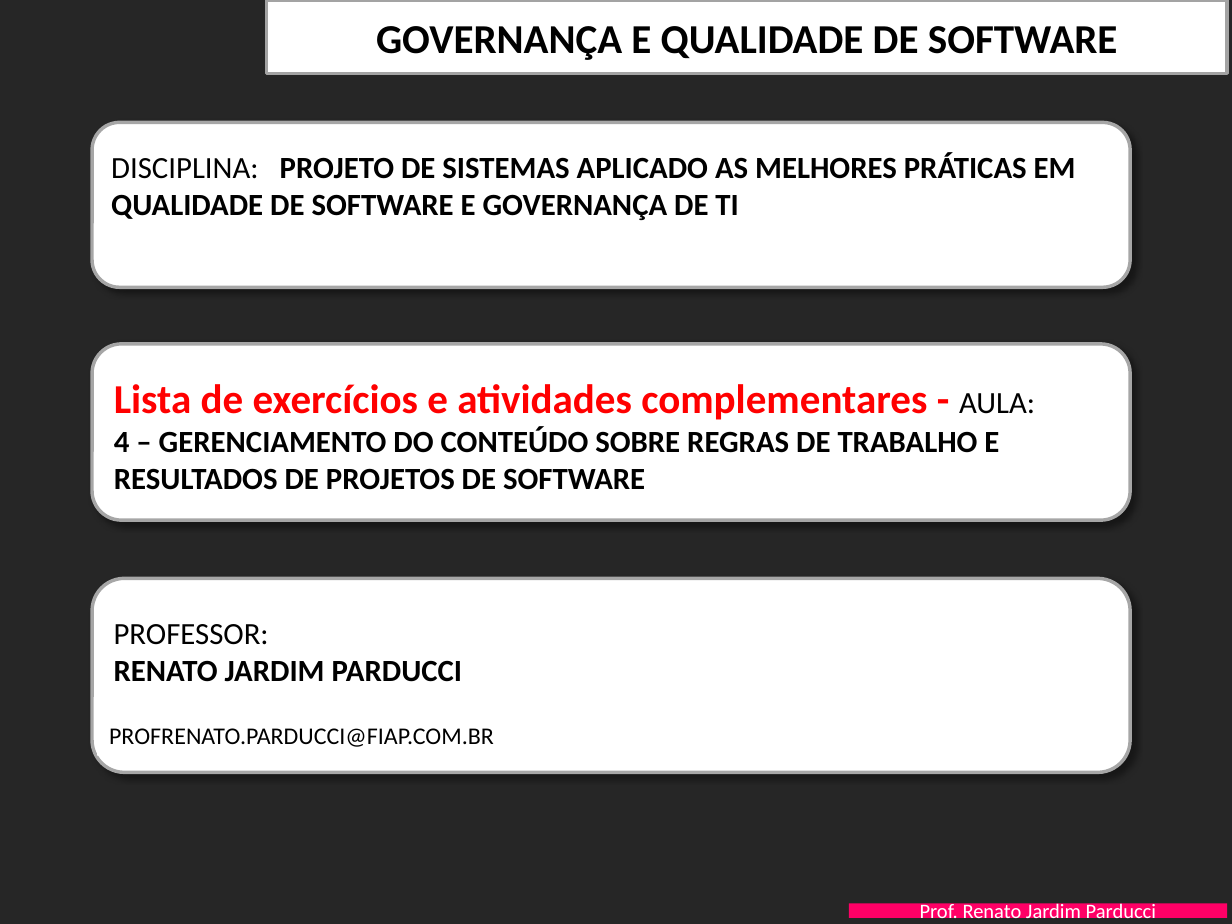
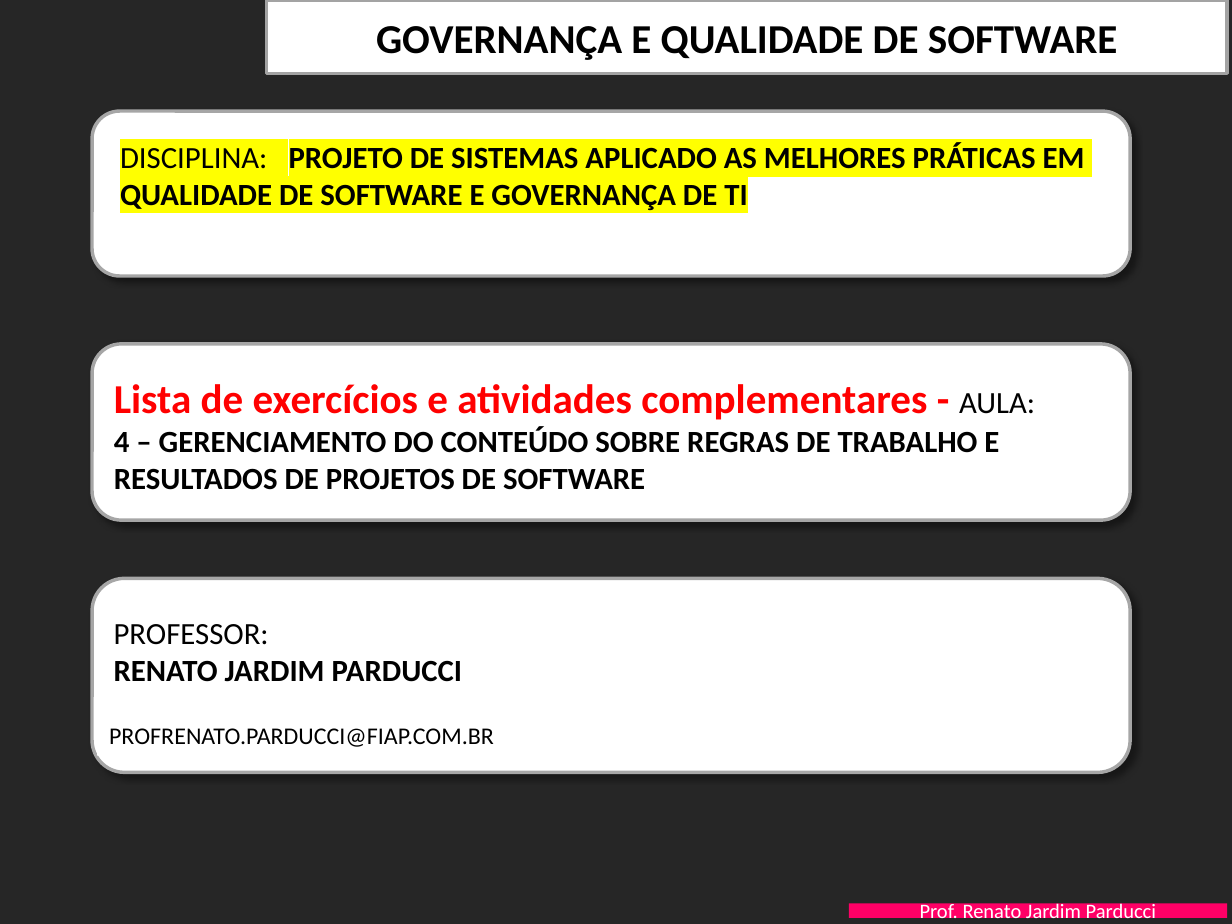
Before and after one commit to lucaskenzo04/3SIA-ExemploGIT2024, a slide deck: slide 1 of PastaDocsKickoff/PITCH.pptx. Drawn at 1232x924 pixels with LibreOffice and Linux fonts; fonts in the diff are those of the drawing; background and template pictures are left out. Boxes give left, top, right and bottom in pixels: in the first picture for what was removed or moved away, otherwise in the second. Text is boxed around its words. In the diff, an @@ line names an element or a change of style, - is before the commit and + after.

Commit message:
Alteracao cor de fundo no titulo do pitch
Alteracao cor de fundo no titulo do pitch (amarelo)

```diff
--- a/PastaDocsKickoff/PITCH.pptx
+++ b/PastaDocsKickoff/PITCH.pptx
@@ rounded rectangle: place and size @@
-rounded rectangle at [92,122,1131,287]
+rounded rectangle at [92,111,1131,276]
@@ text "DISCIPLINA: PROJETO DE SISTEMAS APLICADO ...": place and size @@
-text "DISCIPLINA: PROJETO DE SISTEMAS APLICADO ..." at [111,152,1076,220]
+text "DISCIPLINA: PROJETO DE SISTEMAS APLICADO ..." at [120,142,1085,210]
@@ text "DISCIPLINA: PROJETO DE SISTEMAS APLICADO ..." at [120,142,1085,210]: highlight none to #FFFF00 @@
```
